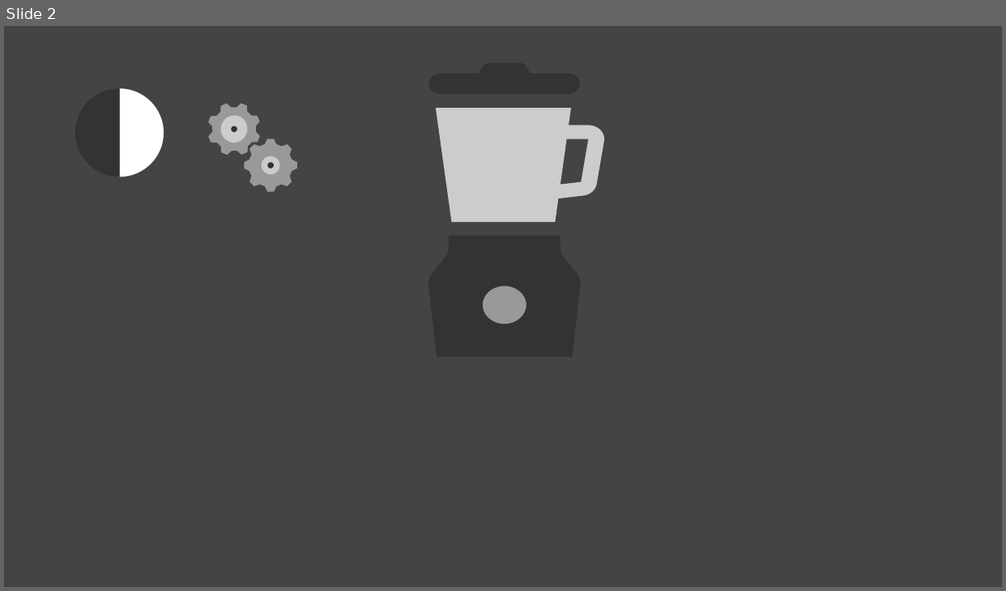
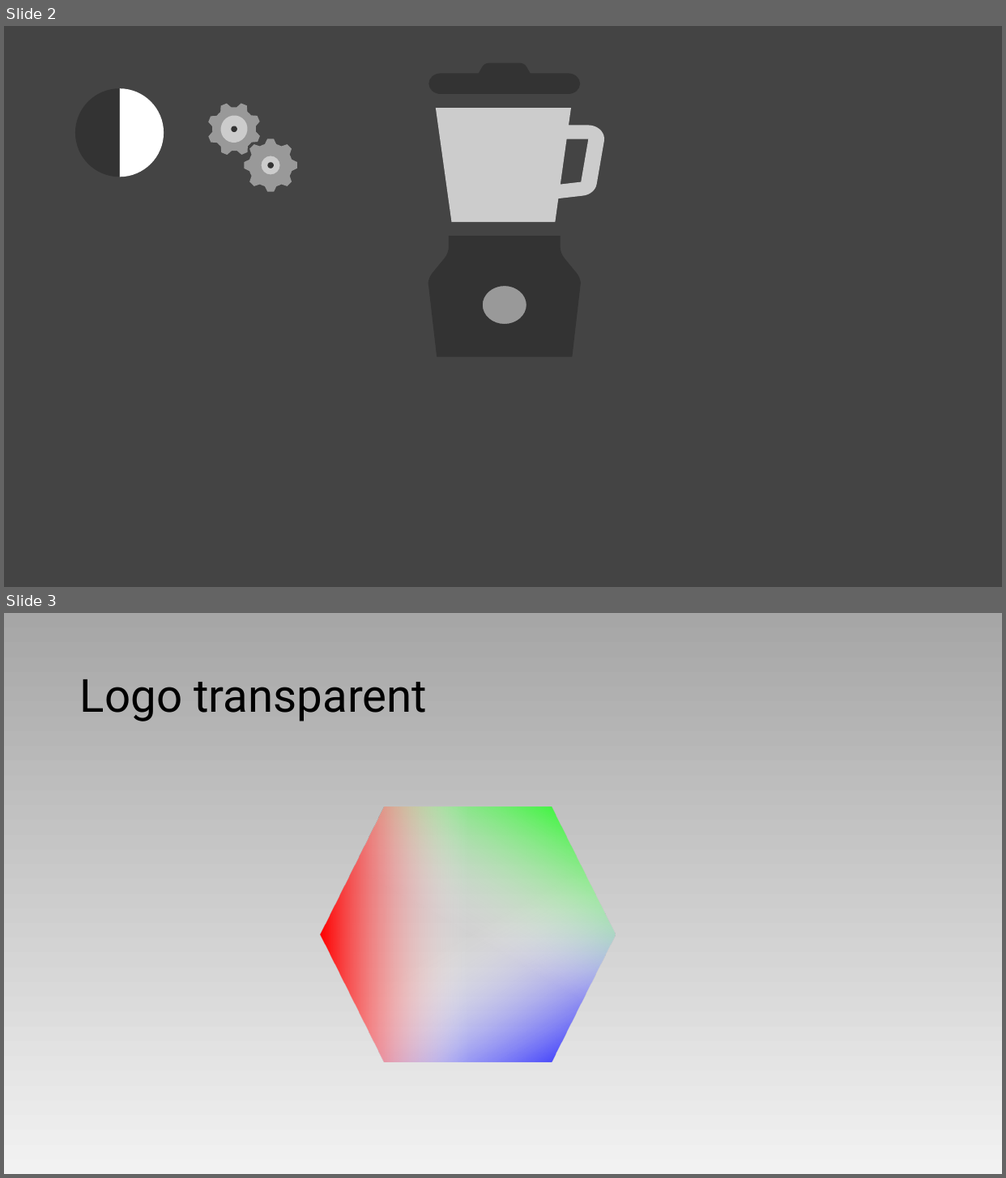
Before and after one commit to gbruneau/ColorPkr, a slide deck: src/asset/assetSources/ColorPkr-Icons.pptx. Shown one above the other, each under a label of ours: slide 2 before the commit, slides 2 and 3 after it. The pictures are 1006x591 and 1006x1178 pixels, drawn with LibreOffice and Linux fonts; fonts in the diff are those of the drawing. Boxes give left, top, right and bottom in pixels: in the first picture for what was removed or moved away, otherwise in the second. Text is boxed around its words. In the diff, an @@ line names an element or a change of style, - is before the commit and + after.

```diff
--- a/src/asset/assetSources/ColorPkr-Icons.pptx
+++ b/src/asset/assetSources/ColorPkr-Icons.pptx
@@ slide 3 added at [4, 613, 1002, 1174], background gradient #A6A6A6 to #F2F2F2 @@
@@ title added at [80, 679, 427, 722], 44 pt, text #000000 @@
+Logo transparent
@@ hexagon added at [320, 807, 615, 1063], fill gradient #FFFFFF to #0000FF @@
@@ hexagon added at [320, 807, 615, 1063], fill gradient #FFFFFF to #00FF00 @@
@@ hexagon added at [320, 807, 615, 1063], fill gradient #FFFFFF to #FF0000 @@
```
Also in this commit, not shown: 1 other slide added, 1 slide removed, 12 other files.
